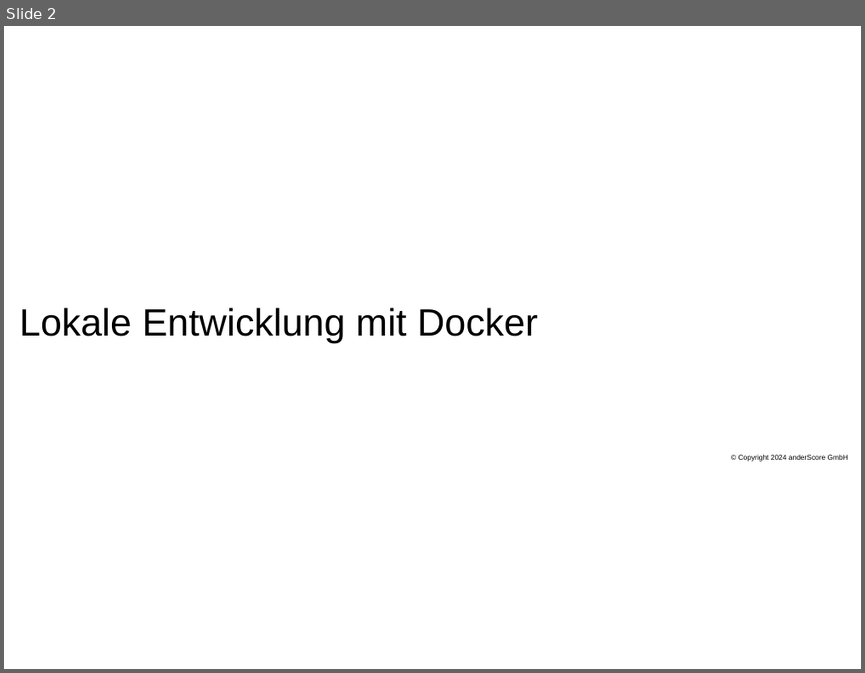
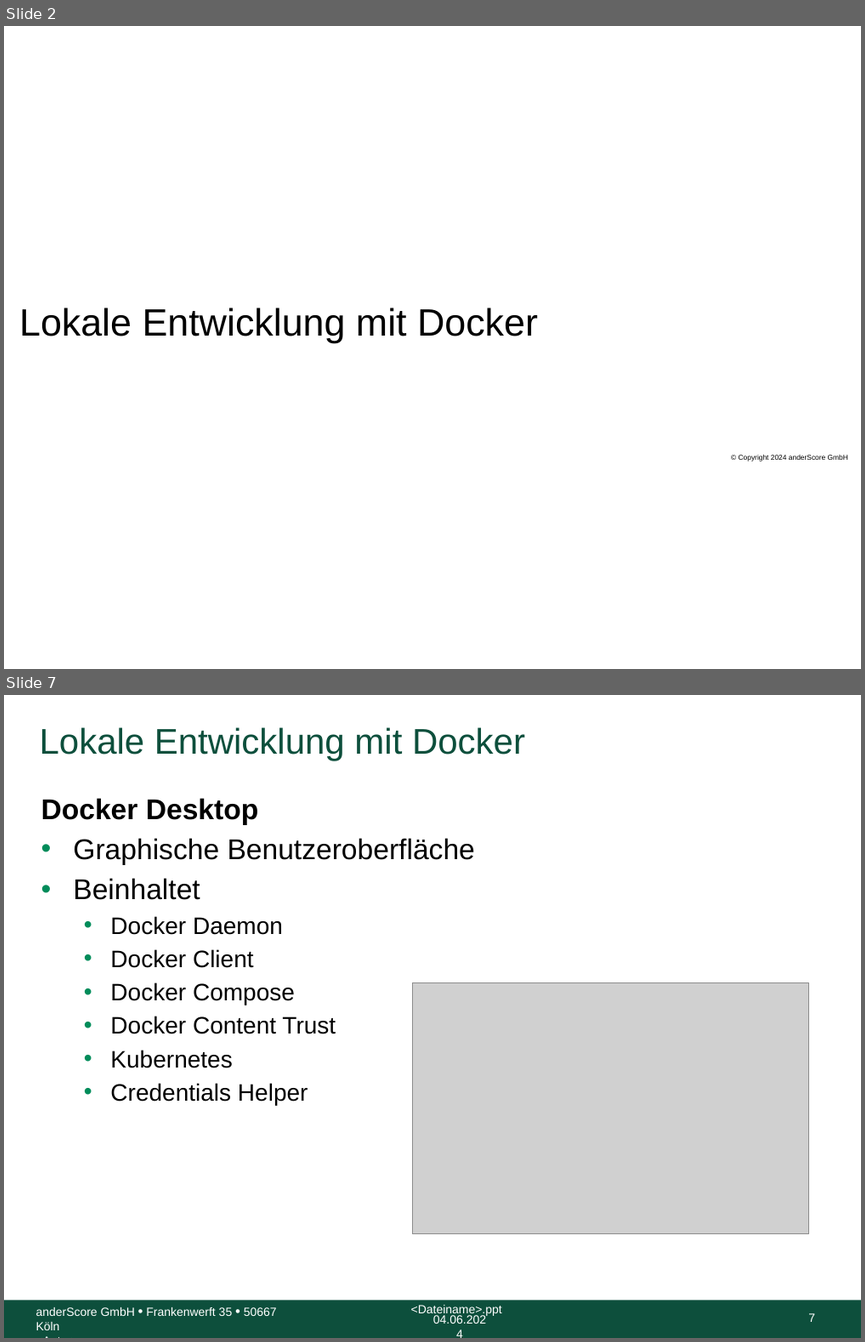
Before and after one commit to anderscore-gmbh/gitlab, a slide deck: slides/Tag-3_1-Docker.pptx. Shown one above the other, each under a label of ours: slide 2 before the commit, slides 2 and 7 after it; the slides between them are not shown. The pictures are 865x673 and 865x1342 pixels, drawn with LibreOffice and Linux fonts; fonts in the diff are those of the drawing; grey boxes stand for pictures; background and template pictures are left out. Boxes give left, top, right and bottom in pixels: in the first picture for what was removed or moved away, otherwise in the second. Text is boxed around its words. In the diff, an @@ line names an element or a change of style, - is before the commit and + after.

Commit message:
Docker Registry Deployment Strategien

```diff
--- a/slides/Tag-3_1-Docker.pptx
+++ b/slides/Tag-3_1-Docker.pptx
@@ slide 7 added at [4,695,861,1338], background #FFFFFF @@
@@ title added at [40,727,525,760], 30 pt, text #0D4F3C @@
+Lokale Entwicklung mit Docker
@@ text added at [41,798,475,1105], 20 pt, text #000000 @@
+Docker Desktop
+• Graphische Benutzeroberfläche
+• Beinhaltet
+  • Docker Daemon
+  • Docker Client
+  • Docker Compose
+  • Docker Content Trust
+  • Kubernetes
+  • Credentials Helper
@@ picture added at [412,983,809,1234] @@
@@ rectangle added at [4,1300,861,1338], fill #0D4F3C @@
@@ text added at [411,1304,502,1315], 10 pt, text #FFFFFF @@
+<Dateiname>.ppt
@@ text added at [36,1307,277,1330], 10 pt, text #FFFFFF @@
+anderScore GmbH • Frankenwerft 35 • 50667 Köln
+<Autor>
@@ text added at [433,1315,486,1323], 10 pt, text #FFFFFF @@
+04.06.2024
@@ page number added at [808,1313,815,1321], 10 pt, text #FFFFFF @@
+7
```
Also in this commit, not shown: 15 slides changed, 7 other slides added, 2 slides removed, 5 other files.
